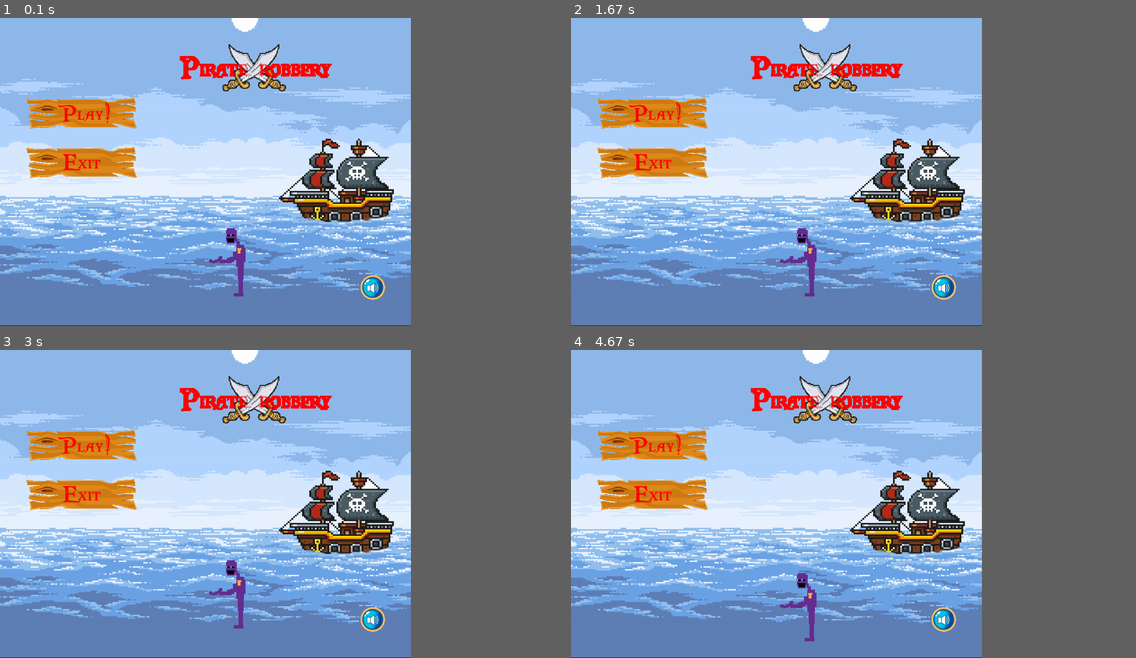
Above: before the commit, frames 1-4 (two rows, left to right).
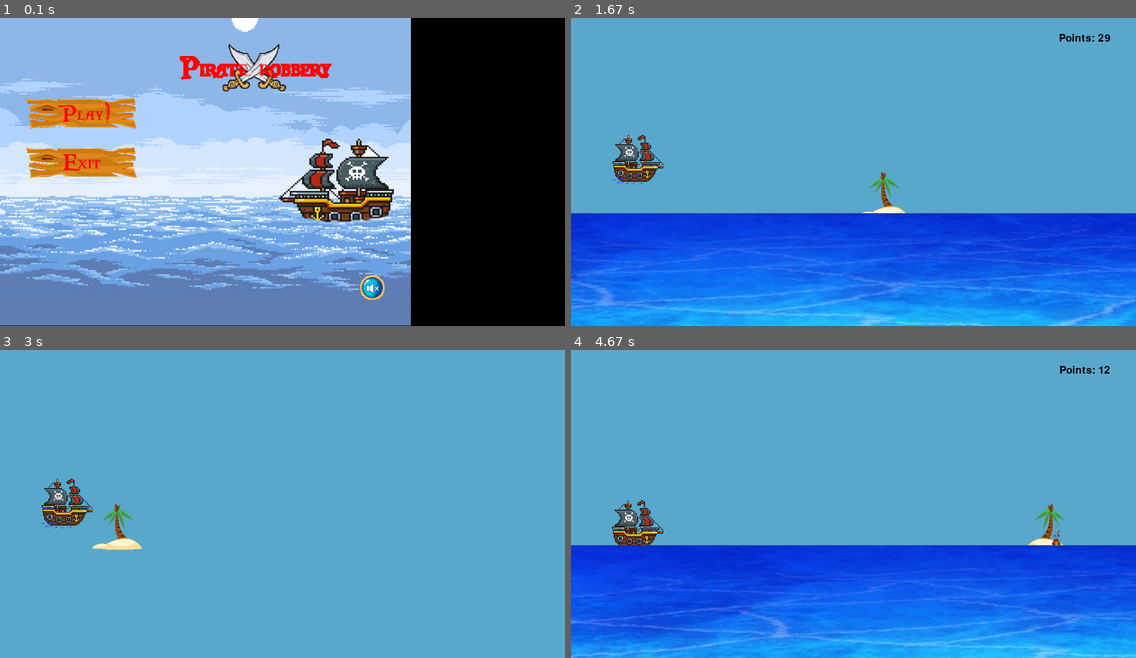
Above: after the commit, the same moments.

Repository: Unicreaste/PyGame-Project
Game: pygame game, started from Game.py
Two runs of this game, one before a commit and one after it. Both use one fixed random seed, a clock stepped at 60 frames per second and the inputs below.
Inputs (mouse positions are in pixels of both pictures, inside the frame that each line leads up to):
- Up to frame 1 (0.1 s): no input
- Up to frame 2 (1.67 s): click (655, 113) at 0.38 s; hold Up 0.67-1.13 s; hold Down 1.17-1.47 s; hold Up from 1.5 s (still down)
- Up to frame 3 (3 s): release Up at 1.87 s
- Up to frame 4 (4.67 s): tap S at 3.97 s; move the mouse to (921, 531) at 4.3 s; click (921, 531) at 4.45 s
In our replay, the window is 800x600 before the commit and 1100x600 after it. These sizes can differ from the game's own. Grey fills any space a smaller window leaves; there, only what the larger window draws over its background counts as a difference.

The runs differ from the first frame. In frame 1, 0.5% of the frame differs, in the area x 37-69%, y 68-92%; in frame 2, 83%; in frame 3, 67%; in frame 4, 83%, in the area x 0-100%, y 0-100%.

Commit message:
УРААА!!! Работающая заставка, и плюс минус работающая игра

Diff:
--- a/Game.py
+++ b/Game.py
@@ -1,6 +1,6 @@
+import os
+import random
 import pygame
-import os
-import webbrowser
 
 pygame.init()
 
@@ -19,10 +19,198 @@
 background = pygame.image.load('Фон.png').convert()
 background = pygame.transform.smoothscale(background, gameDisplay.get_size())
 
-run = True
+SCREEN_HEIGHT = 600
+SCREEN_WIDTH = 1100
+SCREEN = pygame.display.set_mode((SCREEN_WIDTH, SCREEN_HEIGHT))
+
+RUNNING = [pygame.image.load(os.path.join("Assets/Ship", "кОРАБЛЬ.png")),
+           pygame.image.load(os.path.join("Assets/Ship", "кОРАБЛЬ.png"))]
+JUMPING = [pygame.image.load(os.path.join("Assets/Ship", "Gj1.png")),
+           pygame.image.load(os.path.join("Assets/Ship", "Gj2.png")),
+           pygame.image.load(os.path.join("Assets/Ship", "Gj3.png"))]
+
+SMALL_LANDS = [pygame.image.load(os.path.join("Assets/lands", "Островок.png")),
+               pygame.image.load(os.path.join("Assets/lands", "Островок2.png")),
+               pygame.image.load(os.path.join("Assets/lands", "Островок3.png"))]
+
+BG = pygame.image.load(os.path.join("Assets/Other", "Море.png"))
+
+
+class Ship:
+    X_POS = 80
+    Y_POS = 290
+    JUMP_VEL = 8.5
+
+    def __init__(self):
+        self.run_img = RUNNING
+        self.jump_img = JUMPING
+
+        self.ship_run = True
+        self.ship_jump = False
+
+        self.step_index = 0
+        self.jump_vel = self.JUMP_VEL
+        self.image = self.run_img[0]
+        self.dino_rect = self.image.get_rect()
+        self.dino_rect.x = self.X_POS
+        self.dino_rect.y = self.Y_POS
+
+    def update(self, userInput):
+        if self.ship_run:
+            self.run()
+        if self.ship_jump:
+            self.jump()
+
+        if self.step_index >= 10:
+            self.step_index = 0
+
+        if userInput[pygame.K_UP] and not self.ship_jump:
+            self.ship_run = False
+            self.ship_jump = True
+        elif userInput[pygame.K_DOWN] and not self.ship_jump:
+            self.ship_run = False
+            self.ship_jump = False
+        elif not (self.ship_jump or userInput[pygame.K_DOWN]):
+            self.ship_run = True
+            self.ship_jump = False
+
+    def run(self):
+        self.image = self.run_img[self.step_index // 5]
+        self.dino_rect = self.image.get_rect()
+        self.dino_rect.x = self.X_POS
+        self.dino_rect.y = self.Y_POS
+        self.step_index += 1
+
+    def jump(self):
+        self.image = self.jump_img[self.step_index // 5]
+        if self.ship_jump:
+            self.dino_rect.y -= self.jump_vel * 4
+            self.jump_vel -= 0.8
+        if self.jump_vel < - self.JUMP_VEL:
+            self.ship_jump = False
+            self.jump_vel = self.JUMP_VEL
+
+    def draw(self, SCREEN):
+        SCREEN.blit(self.image, (self.dino_rect.x, self.dino_rect.y))
+
+
+class Obstacle:
+    def __init__(self, image, type):
+        self.image = image
+        self.type = type
+        self.rect = self.image[self.type].get_rect()
+        self.rect.x = SCREEN_WIDTH
+
+    def update(self):
+        self.rect.x -= game_speed
+        if self.rect.x < -self.rect.width:
+            obstacles.pop()
+
+    def draw(self, SCREEN):
+        SCREEN.blit(self.image[self.type], self.rect)
+
+
+class SmallCactus(Obstacle):
+    def __init__(self, image):
+        self.type = random.randint(0, 2)
+        super().__init__(image, self.type)
+        self.rect.y = 290
+
+
+def play():
+    global game_speed, x_pos_bg, y_pos_bg, points, obstacles
+    run = True
+    clock = pygame.time.Clock()
+    player = Ship()
+    game_speed = 20
+    x_pos_bg = 0
+    y_pos_bg = 380
+    points = 0
+    font = pygame.font.Font('freesansbold.ttf', 20)
+    obstacles = []
+    death_count = 0
+
+    def score():
+        global points, game_speed
+        points += 1
+        if points % 100 == 0:
+            game_speed += 1
+
+        text = font.render("Points: " + str(points), True, (0, 0, 0))
+        textRect = text.get_rect()
+        textRect.center = (1000, 40)
+        SCREEN.blit(text, textRect)
+
+    def background():
+        global x_pos_bg, y_pos_bg
+        image_width = BG.get_width()
+        SCREEN.blit(BG, (x_pos_bg, y_pos_bg))
+        SCREEN.blit(BG, (image_width + x_pos_bg, y_pos_bg))
+        if x_pos_bg <= -image_width:
+            SCREEN.blit(BG, (image_width + x_pos_bg, y_pos_bg))
+            x_pos_bg = 0
+        x_pos_bg -= game_speed
+
+    while run:
+        for event in pygame.event.get():
+            if event.type == pygame.QUIT:
+                run = False
+
+        SCREEN.fill('#58A8CB')
+        userInput = pygame.key.get_pressed()
+
+        player.draw(SCREEN)
+        player.update(userInput)
+
+        if len(obstacles) == 0:
+            if random.randint(0, 2) == 0:
+                obstacles.append(SmallCactus(SMALL_LANDS))
+
+        for obstacle in obstacles:
+            obstacle.draw(SCREEN)
+            obstacle.update()
+            if player.dino_rect.colliderect(obstacle.rect):
+                pygame.time.delay(2000)
+                death_count += 1
+                menu(death_count)
+
+        background()
+
+        score()
+
+        clock.tick(30)
+        pygame.display.update()
+
+
+def menu(death_count):
+    global points
+    run = True
+    while run:
+        SCREEN.fill((255, 255, 255))
+        font = pygame.font.Font('freesansbold.ttf', 30)
+
+        if death_count == 0:
+            text = font.render("Press any Key to Start", True, (0, 0, 0))
+        elif death_count > 0:
+            text = font.render("Press any Key to Restart", True, (0, 0, 0))
+            score = font.render("Your Score: " + str(points), True, (0, 0, 0))
+            scoreRect = score.get_rect()
+            scoreRect.center = (SCREEN_WIDTH // 2, SCREEN_HEIGHT // 2 + 50)
+            SCREEN.blit(score, scoreRect)
+        textRect = text.get_rect()
+        textRect.center = (SCREEN_WIDTH // 2, SCREEN_HEIGHT // 2)
+        SCREEN.blit(text, textRect)
+        SCREEN.blit(RUNNING[0], (SCREEN_WIDTH // 2 - 20, SCREEN_HEIGHT // 2 - 140))
+        pygame.display.update()
+        for event in pygame.event.get():
+            if event.type == pygame.QUIT:
+                run = False
+            if event.type == pygame.KEYDOWN:
+                play()
+
 
 loc_x, loc_y = 400, 400
-pers_im = pygame.image.load('data/Player.png')
+run2 = True
 
 
 def load_image(name, color_key=None):
@@ -55,7 +243,7 @@
                 break
 
     def get_event(self, event):
-        global run
+        global run2
         if self.rect.collidepoint(event.pos):
             pass
 
@@ -73,9 +261,10 @@
                 break
 
     def get_event(self, event):
-        global run
+        global run2
         if self.rect.collidepoint(event.pos):
-            pass
+            run2 = False
+            menu(death_count=0)
 
 
 class ButonExit(pygame.sprite.Sprite):
@@ -91,13 +280,13 @@
                 break
 
     def get_event(self, event):
-        global run
+        global run2
         if self.rect.collidepoint(event.pos):
-            run = False
+            run2 = False
 
 
 class SoundButton(pygame.sprite.Sprite):
-    image = load_image('S_ON.png', color_key=-1)
+    image = load_image('S_OFF.png', color_key=-1)
     image2 = load_image('S_OFF.png', color_key=-1)
     image3 = load_image('S_ON.png', color_key=-1)
 
@@ -111,7 +300,7 @@
                 break
 
     def get_event(self, event):
-        global run
+        global run2
         if self.rect.collidepoint(event.pos):
             if pygame.mixer.music.get_volume() > 0:
                 pygame.mixer.music.set_volume(0)
@@ -121,18 +310,17 @@
                 self.image = self.image3
 
 
-all_sprites = pygame.sprite.Group()
-ButonPlay(all_sprites)
-ButonExit(all_sprites)
-Name(all_sprites)
-SoundButton(all_sprites)
-
-while run:
+while run2:
+    all_sprites = pygame.sprite.Group()
+    SoundButton(all_sprites)
+    ButonPlay(all_sprites)
+    ButonExit(all_sprites)
+    Name(all_sprites)
     clock.tick(60)
 
     for event in pygame.event.get():
         if event.type == pygame.QUIT:
-            run = False
+            run2 = False
         if event.type == pygame.MOUSEBUTTONDOWN:
             for bt in all_sprites:
                 bt.get_event(event)
@@ -141,12 +329,11 @@
                 loc_y -= 25
             if event.key == pygame.K_s:
                 loc_y += 25
-            if event.type == pygame.KEYDOWN and event.key == pygame.K_LEFT:
+            if event.type == pygame.K_a:
                 loc_x -= 25
             if event.key == pygame.K_d:
                 loc_x += 25
 
     gameDisplay.blit(background, (0, 0))
-    gameDisplay.blit(pers_im, (loc_x, loc_y))
     all_sprites.draw(gameDisplay)
     pygame.display.flip()
--- /dev/null
+++ b/Ship.py
@@ -0,0 +1,225 @@
+import os
+import random
+
+import pygame
+
+pygame.init()
+
+# Global Constants
+SCREEN_HEIGHT = 800
+SCREEN_WIDTH = 600
+SCREEN = pygame.display.set_mode((SCREEN_WIDTH, SCREEN_HEIGHT))
+
+RUNNING = [pygame.image.load(os.path.join("Assets/Dino", "кОРАБЛЬ.png")),
+           pygame.image.load(os.path.join("Assets/Dino", "кОРАБЛЬ.png"))]
+JUMPING = [pygame.image.load(os.path.join("Assets/Dino", "Gj1.png")),
+           pygame.image.load(os.path.join("Assets/Dino", "Gj2.png")),
+           pygame.image.load(os.path.join("Assets/Dino", "Gj3.png"))]
+
+SMALL_CACTUS = [pygame.image.load(os.path.join("Assets/Cactus", "Островок.png")),
+                pygame.image.load(os.path.join("Assets/Cactus", "Островок.png")),
+                pygame.image.load(os.path.join("Assets/Cactus", "Островок.png"))]
+
+BG = pygame.image.load(os.path.join("Assets/Other", "Море.png"))
+
+
+class Dinosaur:
+    X_POS = 80
+    Y_POS = 290
+    Y_POS_DUCK = 290
+    JUMP_VEL = 8.5
+
+    def __init__(self):
+        self.run_img = RUNNING
+        self.jump_img = JUMPING
+
+        self.dino_duck = False
+        self.dino_run = True
+        self.dino_jump = False
+
+        self.step_index = 0
+        self.jump_vel = self.JUMP_VEL
+        self.image = self.run_img[0]
+        self.dino_rect = self.image.get_rect()
+        self.dino_rect.x = self.X_POS
+        self.dino_rect.y = self.Y_POS
+
+    def update(self, userInput):
+        if self.dino_run:
+            self.run()
+        if self.dino_jump:
+            self.jump()
+
+        if self.step_index >= 10:
+            self.step_index = 0
+
+        if userInput[pygame.K_UP] and not self.dino_jump:
+            self.dino_duck = False
+            self.dino_run = False
+            self.dino_jump = True
+        elif userInput[pygame.K_DOWN] and not self.dino_jump:
+            self.dino_duck = True
+            self.dino_run = False
+            self.dino_jump = False
+        elif not (self.dino_jump or userInput[pygame.K_DOWN]):
+            self.dino_duck = False
+            self.dino_run = True
+            self.dino_jump = False
+
+    def run(self):
+        self.image = self.run_img[self.step_index // 5]
+        self.dino_rect = self.image.get_rect()
+        self.dino_rect.x = self.X_POS
+        self.dino_rect.y = self.Y_POS
+        self.step_index += 1
+
+    def jump(self):
+        self.image = self.jump_img[self.step_index // 5]
+        if self.dino_jump:
+            self.dino_rect.y -= self.jump_vel * 4
+            self.jump_vel -= 0.8
+        if self.jump_vel < - self.JUMP_VEL:
+            self.dino_jump = False
+            self.jump_vel = self.JUMP_VEL
+
+    def draw(self, SCREEN):
+        SCREEN.blit(self.image, (self.dino_rect.x, self.dino_rect.y))
+
+
+class Obstacle:
+    def __init__(self, image, type):
+        self.image = image
+        self.type = type
+        self.rect = self.image[self.type].get_rect()
+        self.rect.x = SCREEN_WIDTH
+
+    def update(self):
+        self.rect.x -= game_speed
+        if self.rect.x < -self.rect.width:
+            obstacles.pop()
+
+    def draw(self, SCREEN):
+        SCREEN.blit(self.image[self.type], self.rect)
+
+
+class SmallCactus(Obstacle):
+    def __init__(self, image):
+        self.type = random.randint(0, 2)
+        super().__init__(image, self.type)
+        self.rect.y = 290
+
+
+class LargeCactus(Obstacle):
+    def __init__(self, image):
+        self.type = random.randint(0, 2)
+        super().__init__(image, self.type)
+        self.rect.y = 290
+
+
+class Bird(Obstacle):
+    def __init__(self, image):
+        self.type = 0
+        super().__init__(image, self.type)
+        self.rect.y = 250
+        self.index = 0
+
+    def draw(self, SCREEN):
+        if self.index >= 9:
+            self.index = 0
+        SCREEN.blit(self.image[self.index // 5], self.rect)
+        self.index += 1
+
+
+def play():
+    global game_speed, x_pos_bg, y_pos_bg, points, obstacles
+    run = True
+    clock = pygame.time.Clock()
+    player = Dinosaur()
+    game_speed = 20
+    x_pos_bg = 0
+    y_pos_bg = 380
+    points = 0
+    font = pygame.font.Font('freesansbold.ttf', 20)
+    obstacles = []
+    death_count = 0
+
+    def score():
+        global points, game_speed
+        points += 1
+        if points % 100 == 0:
+            game_speed += 1
+
+        text = font.render("Points: " + str(points), True, (0, 0, 0))
+        textRect = text.get_rect()
+        textRect.center = (1000, 40)
+        SCREEN.blit(text, textRect)
+
+    def background():
+        global x_pos_bg, y_pos_bg
+        image_width = BG.get_width()
+        SCREEN.blit(BG, (x_pos_bg, y_pos_bg))
+        SCREEN.blit(BG, (image_width + x_pos_bg, y_pos_bg))
+        if x_pos_bg <= -image_width:
+            SCREEN.blit(BG, (image_width + x_pos_bg, y_pos_bg))
+            x_pos_bg = 0
+        x_pos_bg -= game_speed
+
+    while run:
+        for event in pygame.event.get():
+            if event.type == pygame.QUIT:
+                run = False
+
+        SCREEN.fill((255, 255, 255))
+        userInput = pygame.key.get_pressed()
+
+        player.draw(SCREEN)
+        player.update(userInput)
+
+        if len(obstacles) == 0:
+            if random.randint(0, 2) == 0:
+                obstacles.append(SmallCactus(SMALL_CACTUS))
+
+        for obstacle in obstacles:
+            obstacle.draw(SCREEN)
+            obstacle.update()
+            if player.dino_rect.colliderect(obstacle.rect):
+                pygame.time.delay(2000)
+                death_count += 1
+                menu(death_count)
+
+        background()
+
+        score()
+
+        clock.tick(30)
+        pygame.display.update()
+
+
+def menu(death_count):
+    global points
+    run = True
+    while run:
+        SCREEN.fill((255, 255, 255))
+        font = pygame.font.Font('freesansbold.ttf', 30)
+
+        if death_count == 0:
+            text = font.render("Press any Key to Start", True, (0, 0, 0))
+        elif death_count > 0:
+            text = font.render("Press any Key to Restart", True, (0, 0, 0))
+            score = font.render("Your Score: " + str(points), True, (0, 0, 0))
+            scoreRect = score.get_rect()
+            scoreRect.center = (SCREEN_WIDTH // 2, SCREEN_HEIGHT // 2 + 50)
+            SCREEN.blit(score, scoreRect)
+        textRect = text.get_rect()
+        textRect.center = (SCREEN_WIDTH // 2, SCREEN_HEIGHT // 2)
+        SCREEN.blit(text, textRect)
+        SCREEN.blit(RUNNING[0], (SCREEN_WIDTH // 2 - 20, SCREEN_HEIGHT // 2 - 140))
+        pygame.display.update()
+        for event in pygame.event.get():
+            if event.type == pygame.QUIT:
+                run = False
+            if event.type == pygame.KEYDOWN:
+                play()
+
+
+menu(death_count=0)
--- /dev/null
+++ b/Пример.py
@@ -0,0 +1,49 @@
+import pygame
+
+pygame.init()
+pygame.display.set_caption('hello')
+
+background = pygame.image.load('Корабль.png')
+person = pygame.image.load('data/Player.png')
+
+display_w = 500
+display_h = 500
+
+loc_x = 100
+loc_y = 100
+
+game_exit = False
+
+clock = pygame.time.Clock()
+
+game_display = pygame.display.set_mode((display_w, display_h))
+game_display.blit(background, (0, 0))
+game_display.blit(person, (loc_x, loc_y))
+
+
+class Inventory:
+    key = False
+
+
+def game_loop(update_time):
+    global game_exit, loc_y, loc_x
+    while not game_exit:
+        for event in pygame.event.get():
+            if event.type == pygame.QUIT:
+                game_exit = True
+            if event.type == pygame.KEYDOWN:
+                if event.key == pygame.K_w:
+                    loc_y += 25
+                if event.key == pygame.K_s:
+                    loc_y -= 25
+                if event.key == pygame.K_a:
+                    loc_x -= 25
+                if event.key == pygame.K_d:
+                    loc_x += 25
+    game_display.blit(background, (0, 0))
+    game_display.blit(person, (loc_x, loc_y))
+
+
+game_loop(30)
+pygame.quit()
+quit()
Binary file added: Assets/Other/1619692665_18-phonoteka_org-p-narisovannii-plyazh-fon-18.jpg
Binary file added: Assets/Other/Море.png
Binary file added: Assets/Ship/Gj1.png
Binary file added: Assets/Ship/Gj2.png
Binary file added: Assets/Ship/Gj3.png
Binary file added: Assets/Ship/кОРАБЛЬ.png
Binary file added: Assets/lands/1630688793_19-papik-pro-p-ostrov-detskii-risunok-21.png
Binary file added: Assets/lands/Островок.png
Binary file added: Assets/lands/Островок2.png
Binary file added: Assets/lands/Островок3.png
Binary file removed: data/Player.png
Binary file removed: Корабль.png
